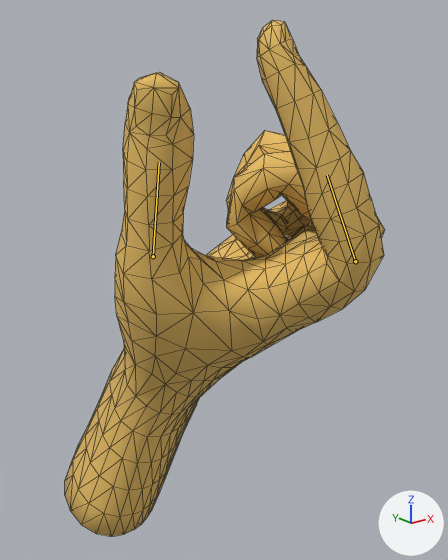
One commit to the glTF model yubit.glb: the scene before it, then after it.
The view is the same before and after, from a 50 mm camera at (-0.139, -0.338, 0.108) aimed at (0.017, -0.143, 0.03). Every picture has the same lights, and +X, +Y and +Z are marked at lower right. The picture after the commit comes second. Both versions are drawn at frame 6 of the action 'モ'; the numbers are the values there. The bones that change are drawn over the model as lines. Mesh edges are drawn as thin lines.

The first picture shows 'Hand  - Realistic'.
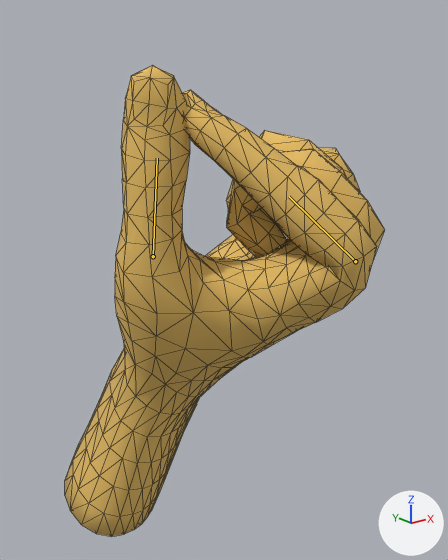
Changed parts and their boxes [x1, y1, x2, y2] in the pictures (448 x 560 px):
'Hand  - Realistic', posed (9% shorter)
    before: [65, 20, 384, 537]
    after: [65, 65, 384, 537]
bone 'DEF-f_index.01.R', root to tip
    before: (355, 261) to (327, 175)
    after: (355, 261) to (289, 196)
bone 'DEF-thumb.02.R', root to tip
    before: (153, 256) to (159, 162)
    after: (153, 256) to (157, 158)

The change in detail:
Bone 'DEF-f_index.01.R' (bone_def_f_index_01_r) turns from (62, 0, 0) to (89, 2, -2) degrees about its own x, y and z.
Bone 'DEF-thumb.02.R' (bone_def_thumb_02_r) turns from (0, -3, 1) to (9, -2, 0) degrees about its own x, y and z.
